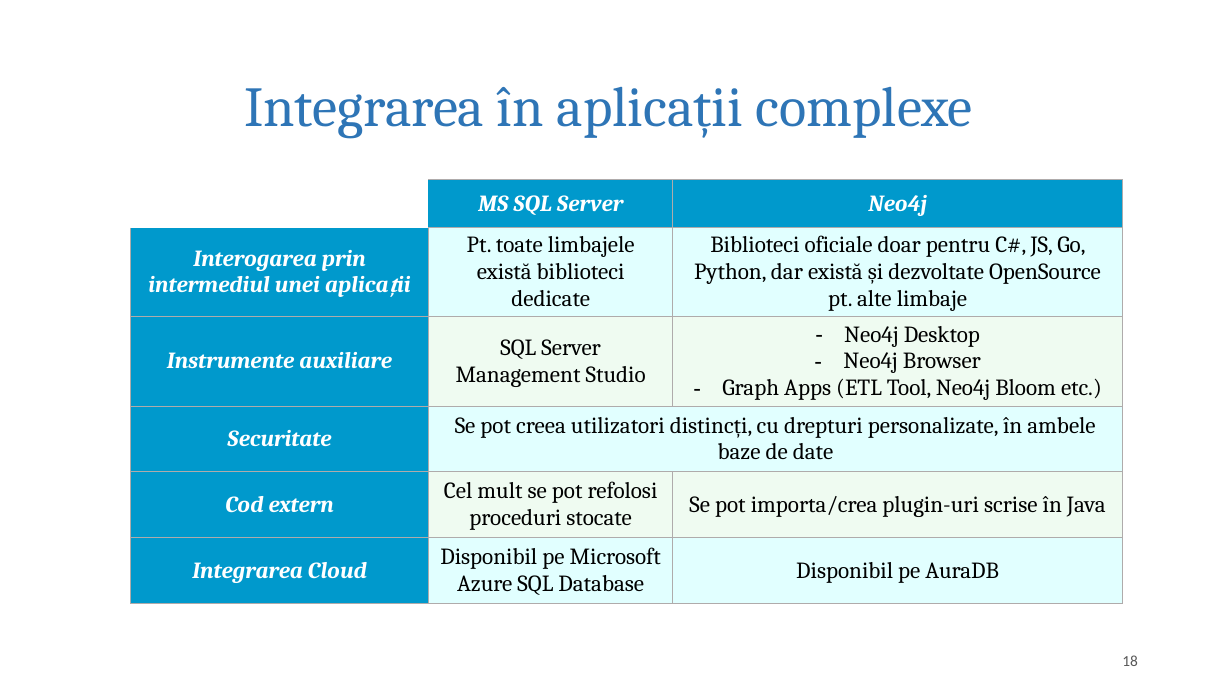
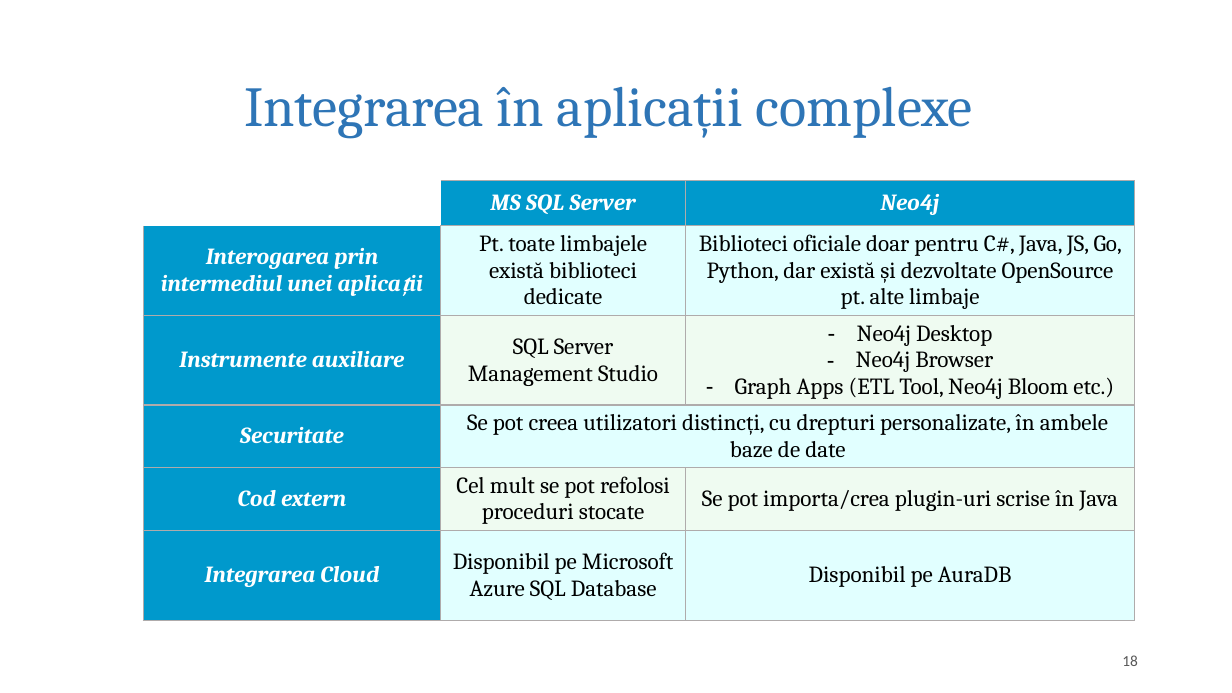
Before and after one commit to Elena-Lupu/GraphVsRDBMS_ArticleProject, a slide deck: slide 18 of Prezentare_LupuElena.pptx. Drawn at 1232x693 pixels with LibreOffice and Linux fonts; fonts in the diff are those of the drawing; background and template pictures are left out. Boxes give left, top, right and bottom in pixels: in the first picture for what was removed or moved away, otherwise in the second. Text is boxed around its words. In the diff, an @@ line names an element or a change of style, - is before the commit and + after.

```diff
--- a/Prezentare_LupuElena.pptx
+++ b/Prezentare_LupuElena.pptx
@@ table at [143,181,1135,633] @@
-row 2, column 3: Biblioteci oficiale doar pentru C#, JS, Go, Python, dar există și dezvoltate OpenSource pt. alte limbaje
+row 2, column 3: Biblioteci oficiale doar pentru C#, Java, JS, Go, Python, dar există și dezvoltate OpenSource pt. alte limbaje
@@ table: place and size @@
-table at [130,180,1122,637]
+table at [143,181,1135,633]
```
Also in this commit, not shown: 12 other slides changed, 1 other file.
